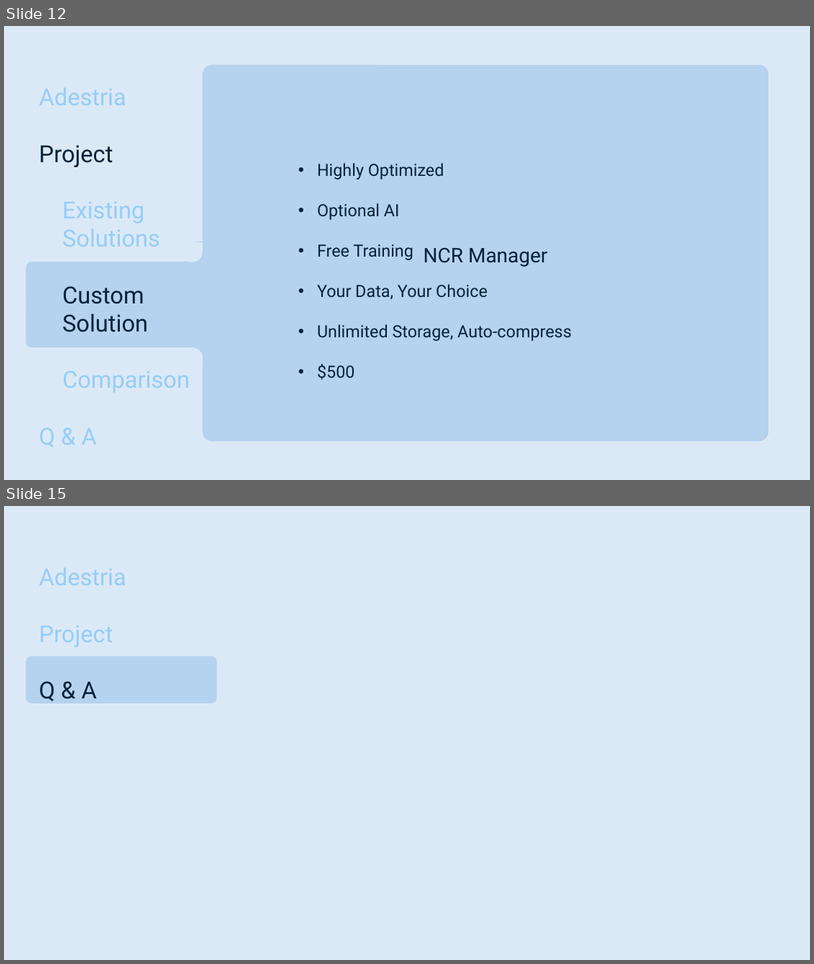
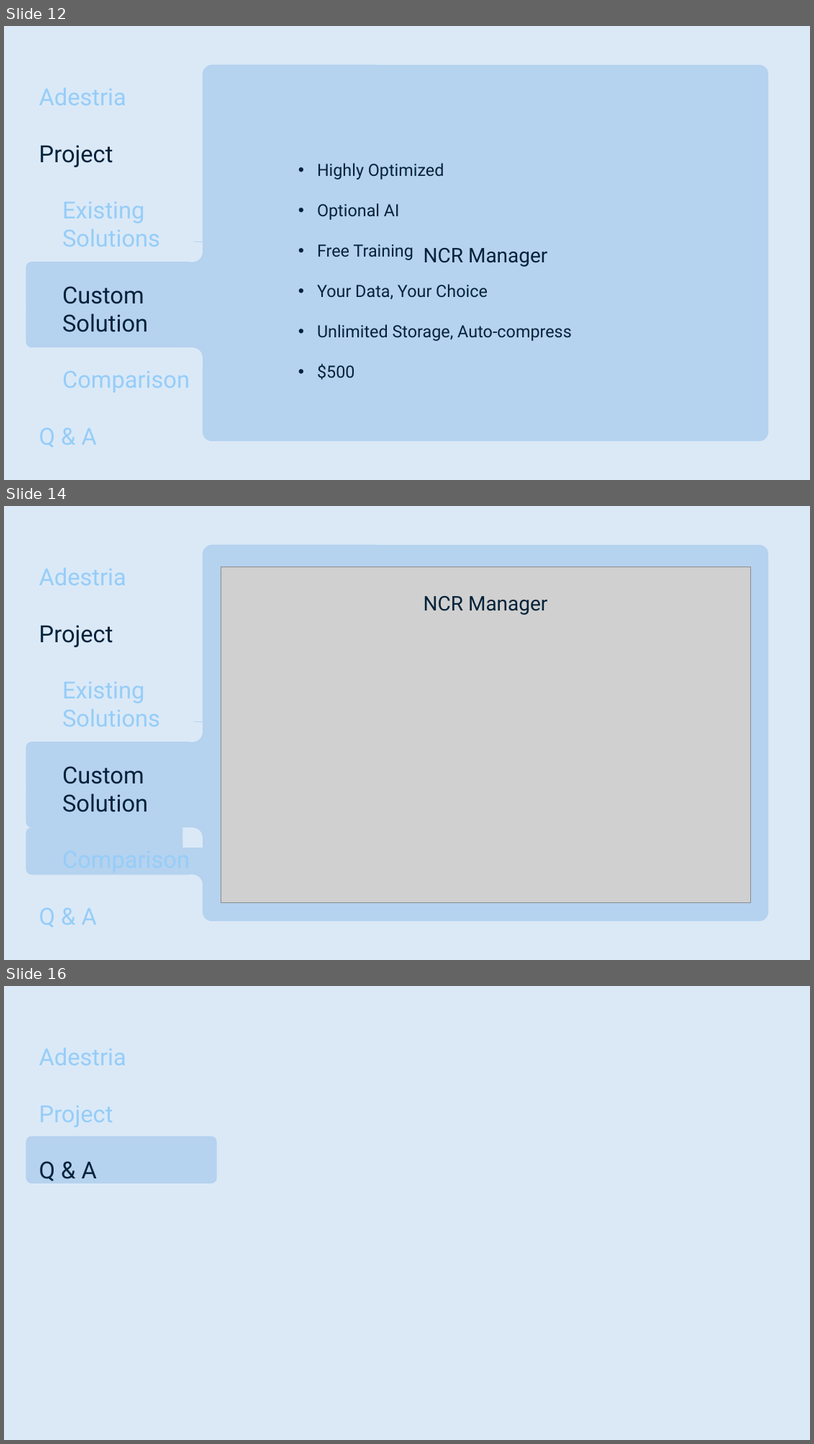
Before and after one commit to smutrux/prog1180, a slide deck: Deliverables/Presentation1.pptx. Shown one above the other, each under a label of ours: slides 12 and 15 before the commit, slides 12, 14 and 16 after it; the slides between them are not shown. The pictures are 814x964 and 814x1444 pixels, drawn with LibreOffice and Linux fonts; fonts in the diff are those of the drawing; grey boxes stand for pictures. Boxes give left, top, right and bottom in pixels: in the first picture for what was removed or moved away, otherwise in the second. Text is boxed around its words. In the diff, an @@ line names an element or a change of style, - is before the commit and + after.

```diff
--- a/Deliverables/Presentation1.pptx
+++ b/Deliverables/Presentation1.pptx
@@ slide 14 added at [4,506,810,960], background #DBE9F7 @@
@@ rounded rectangle added at [203,545,769,921], fill #B5D2EF @@
@@ text added at [39,568,190,926], 28 pt, text #96CDF8 @@
+Adestria
+Project
+Existing
+Solutions
+Custom
+Solution
+Comparison
+Q & A
@@ picture added at [221,567,751,902] @@
@@ text added at [424,596,548,615], 24 pt, text #042239 @@
+NCR Manager
@@ rectangle added at [183,721,203,741], fill gradient #DBE9F7 to #B5D2EF @@
@@ ellipse added at [183,721,203,741], fill #DBE9F7 @@
@@ rounded rectangle added at [26,741,216,788], fill #B5D2EF @@
@@ rectangle added at [183,722,203,742], fill gradient #DBE9F7 to #B5D2EF @@
@@ ellipse added at [183,722,203,742], fill #DBE9F7 @@
@@ rounded rectangle added at [26,780,216,827], fill #B5D2EF @@
@@ group added at [26,807,216,894]: 2 rectangles, 2 ellipses, 1 rounded rectangle @@
@@ rectangle added at [183,827,203,847], fill gradient #DBE9F7 to #B5D2EF @@
@@ rectangle added at [183,827,203,847], fill gradient #DBE9F7 to #B5D2EF @@
@@ ellipse added at [183,827,203,847], fill #DBE9F7 @@
@@ what was slide 15 is now slide 16 @@
```
Also in this commit, not shown: 4 slides changed, 2 other files.
